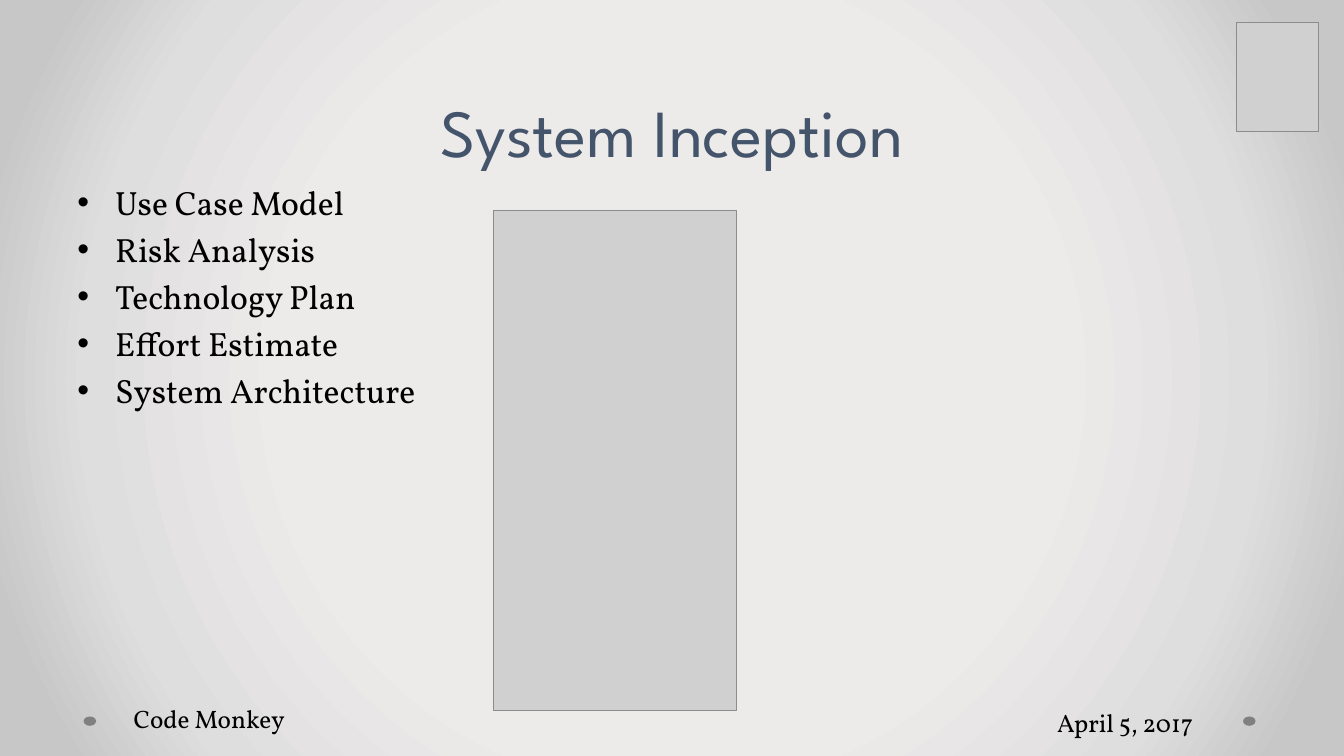
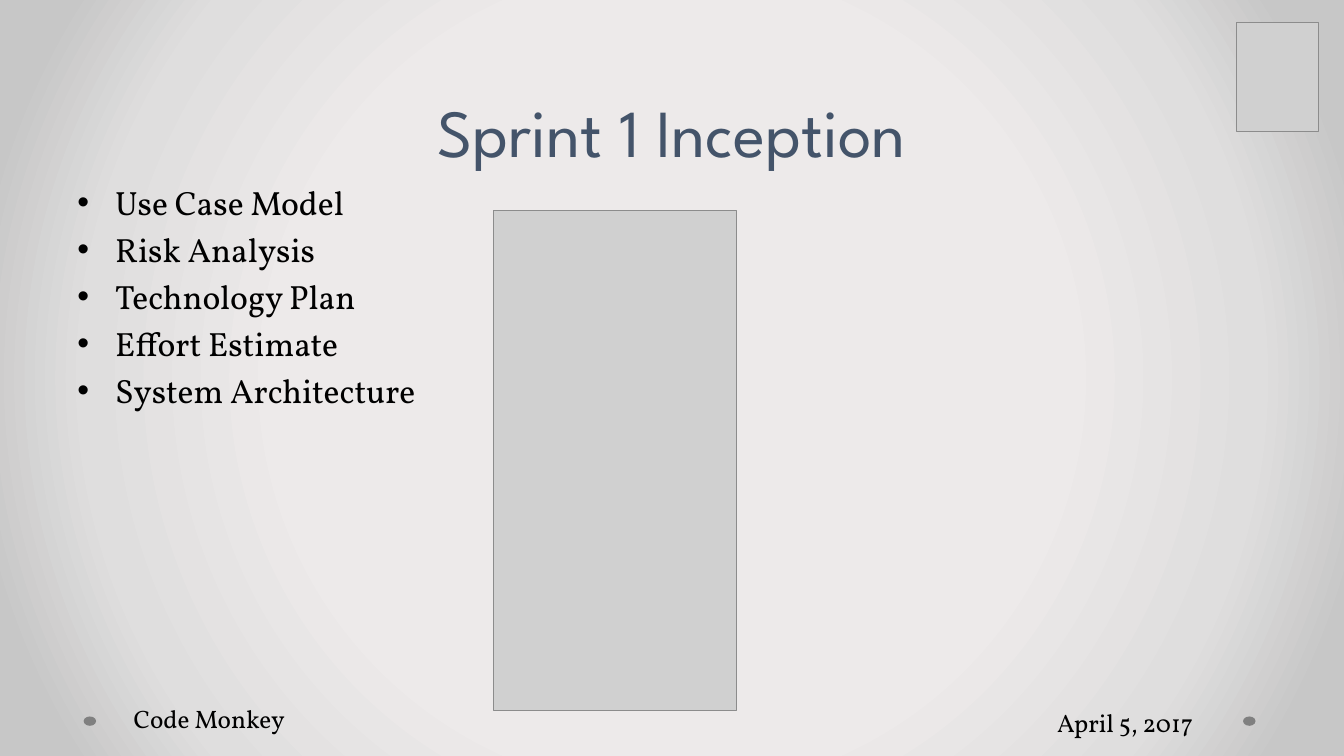
Before and after one commit to falsabhan/D.Eco, a slide deck: slide 2 of Sprint1Presentation.pptx. Drawn at 1344x756 pixels with LibreOffice and Linux fonts; fonts in the diff are those of the drawing; grey boxes stand for pictures. Boxes give left, top, right and bottom in pixels: in the first picture for what was removed or moved away, otherwise in the second. Text is boxed around its words. In the diff, an @@ line names an element or a change of style, - is before the commit and + after.

Commit message:
Updated Sprint1Presentation

```diff
--- a/Sprint1Presentation.pptx
+++ b/Sprint1Presentation.pptx
@@ title at [438,112,905,171]: text changed @@
-System Inception
+Sprint 1 Inception
```
Also in this commit, not shown: 7 other slides changed, 6 slides removed, 2 other files.
